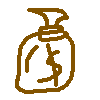
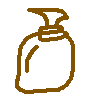
Before/after of a (100, 100) layered artwork. What changed in the layer stack:
painted on "Layer 1" over box(37, 43, 62, 87)
painted on "Layer 2" over box(51, 58, 54, 64)
